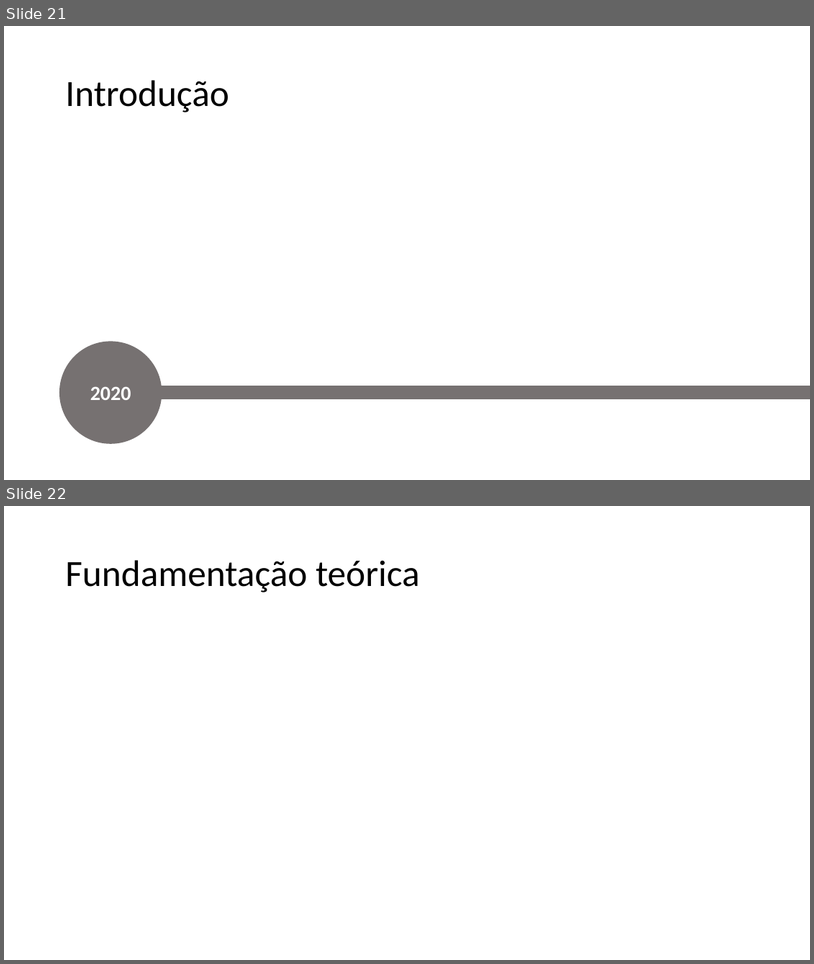
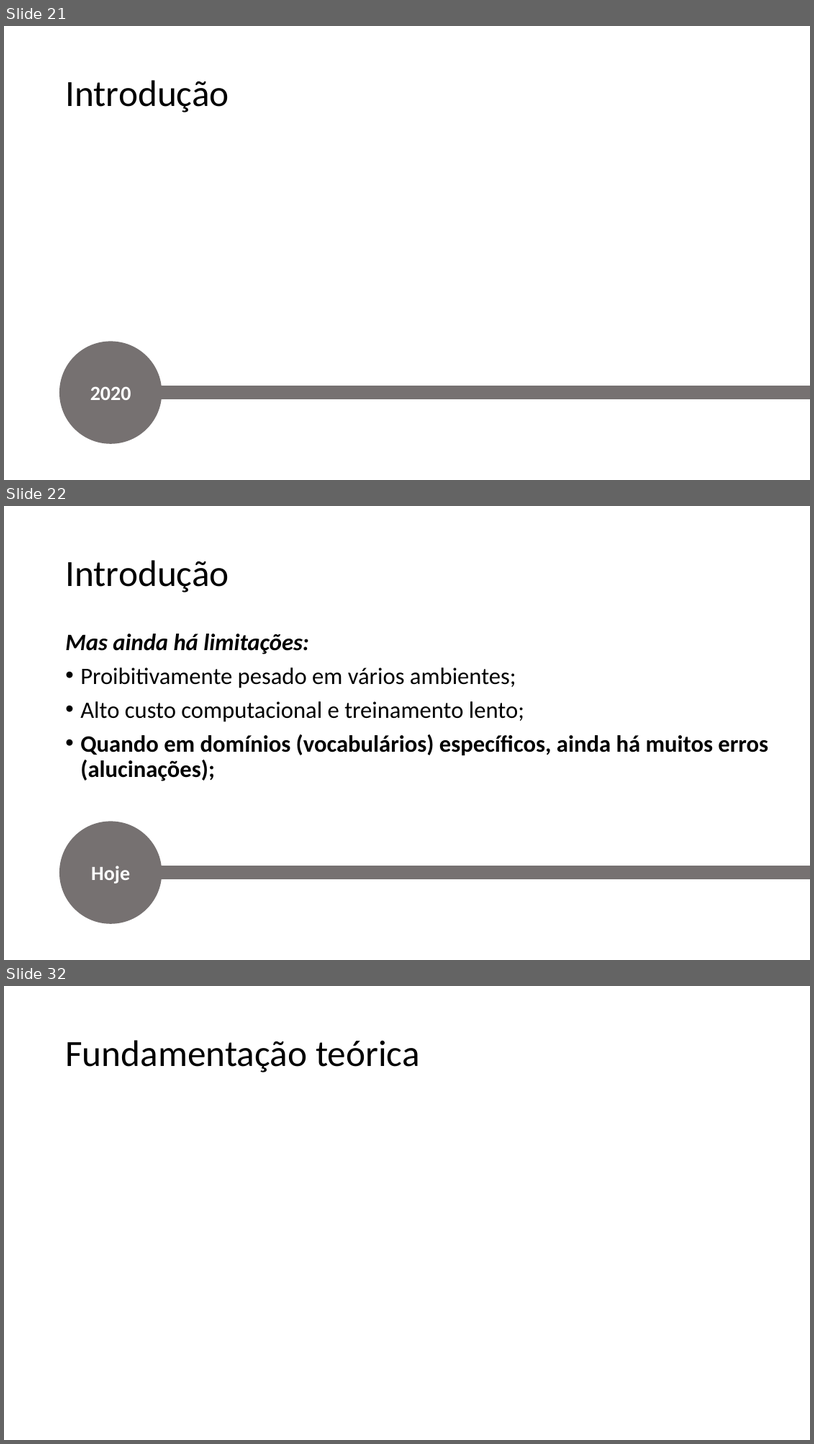
Before and after one commit to guerrato/guerrato_967_tp558, a slide deck: seminarios/ciclo 2/TP558_LoRA.pptx. Shown one above the other, each under a label of ours: slides 21 and 22 before the commit, slides 21, 22 and 32 after it; the slides between them are not shown. The pictures are 814x964 and 814x1444 pixels, drawn with LibreOffice and Linux fonts; fonts in the diff are those of the drawing; grey boxes stand for pictures; background and template pictures are left out. Boxes give left, top, right and bottom in pixels: in the first picture for what was removed or moved away, otherwise in the second. Text is boxed around its words. In the diff, an @@ line names an element or a change of style, - is before the commit and + after.

Commit message:
Add fundamentacao and start treinamento

```diff
--- a/seminarios/ciclo 2/TP558_LoRA.pptx
+++ b/seminarios/ciclo 2/TP558_LoRA.pptx
@@ slide 22 added at box(4, 506, 810, 960), background #FFFFFF @@
@@ title added at box(65, 560, 229, 592), 44 pt, text #000000 @@
+Introdução
@@ text added at box(65, 633, 769, 781), 28 pt, text #000000, bold @@
+Mas ainda há limitações:
+• Proibitivamente pesado em vários ambientes;
+• Alto custo computacional e treinamento lento;
+• Quando em domínios (vocabulários) específicos, ainda há muitos erros (alucinações);
@@ ellipse added at box(59, 821, 162, 924), fill #767171, 24 pt, text #FFFFFF, bold @@
+Hoje
@@ line added from (142, 872) to (810, 872), #767171 16 pt @@
@@ what was slide 22 is now slide 32 @@
```
Also in this commit, not shown: 4 slides changed, 9 other slides added.
